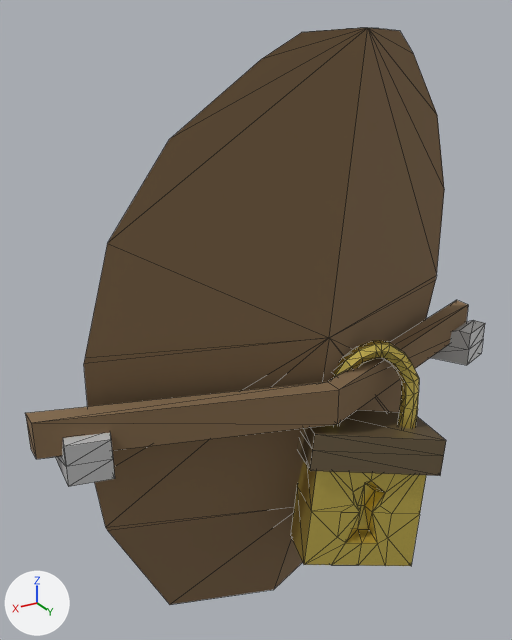
The glTF model models/openDoor.glb as it was, and as the next commit left it.
The view is the same before and after, from a 50 mm camera at (3.29, 8.83, 5.81) aimed at (0.32, 3.89, 3.34). The axes (+X, +Y, +Z) are drawn at lower left. The lights are the same throughout. Mesh edges are drawn as thin lines. Objects named as collision shapes, trigger or cutter boxes, shadow casters or lower levels of detail are left out. Where no turn or scale is listed for an object, it has been applied to the vertices. Vertices at the same position are counted once.
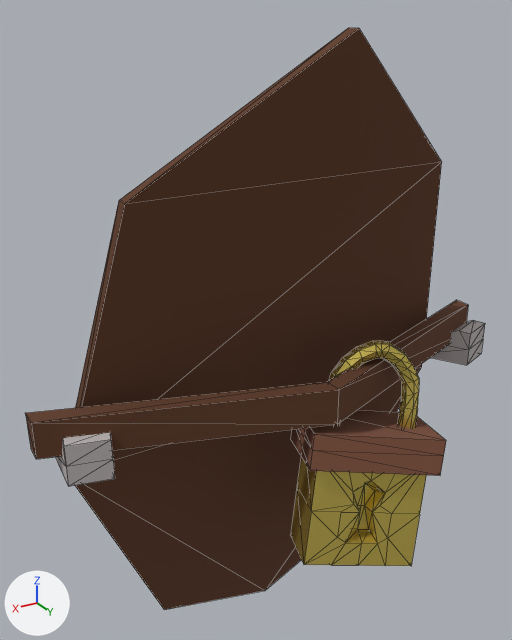
Pixel boxes (x1, y1, x2, y2) of what changed, in the pictures (512 x 640 px):
'porte', reshaped, moved, turned, rescaled
    before: (84, 28, 444, 604)
    after: (75, 28, 442, 610)
'cadenas', recoloured, surface changed
    both: (291, 340, 446, 565)
'Cube.002', recoloured
    both: (26, 300, 468, 459)
part 1 of me_cube_008, surface changed
    both: (55, 433, 115, 487)
part 2 of me_cube_009, surface changed
    both: (431, 320, 485, 365)
part 4 of me_cylinder_038, surface changed
    before: (297, 410, 446, 476)
    after: (291, 410, 446, 476)

What changed in the scene script:
```text
Add img_texture:
    img_texture = load_image('texture', '_unpacked/texture', 512, 512, 'sRGB')
Add mat_general:
    mat_general = principled_material('general')
    mat_general.texture = img_texture
    mat_general.roughness = 1.0
Change me_sphere_008:
    used by ob_porte; location = (1.84, 4.02, 2.87); scale = (0.797, 0.797, 0.813)
    remove me_sphere_008.from_pydata(...)  # 30 vertices, 30 faces; spans x -4.53..0.08, y -0.71..1.09, z -3.43..3.53
    remove me_sphere_008.materials.append(mat_wood)  # brown #846b4c
    add me_sphere_008.from_pydata(...)  # 16 vertices, 28 faces; spans x -1.03..1.03, y -0.81..1.02, z -18.85..8.66
    me_sphere_008 part 3: the whole mesh is rebuilt
    add me_sphere_008.materials.append(mat_general)  # picture img_texture
Change me_cube_007:
    where me_cube_007.from_pydata(...)  # 12 vertices, 20 faces; spans x -2.27..2.27, y -0.47..0.47, z -0.16..0.16
    remove me_cube_007.materials.append(mat_wood)  # brown #846b4c
    add me_cube_007.materials.append(mat_general)  # picture img_texture
Change me_cube_008:
    where me_cube_008.from_pydata(...)  # 12 vertices, 20 faces; spans x -1.29..1.29, y -4.12..4.12, z -1.0..1.0
    used by ob_cube_007; location = (2.02, 4.03, 2.69); rotation_euler = (0.0, 0.0, -0.255), in degrees (0, 0, -15); scale = (0.175, -0.0634, 0.178)
    remove me_cube_008.materials.append(mat_stone)  # light grey #bfbfbf
    me_cube_008 part 1: texture (UV) coordinates of 20 of 20 faces, centred in x -1.29..1.1, y -4.12..4.12, z -1.0..1.0, changed; they spanned u 0.12..0.88, v 0.0..1.0 and now span u 0.18..0.2, v 0.14..0.16
    add me_cube_008.materials.append(mat_general)  # picture img_texture
Change me_cube_009:
    where me_cube_009.from_pydata(...)  # 12 vertices, 20 faces; spans x -1.29..1.29, y -4.12..4.12, z -1.0..1.0
    used by ob_cube_008; location = (-1.96, 4.07, 2.69); rotation_euler = (0.0, 0.0, 0.338), in degrees (0, 0, 19); scale = (0.175, -0.0634, 0.178)
    remove me_cube_009.materials.append(mat_stone)  # light grey #bfbfbf
    me_cube_009 part 2: texture (UV) coordinates of 20 of 20 faces, centred in x -1.29..1.1, y -4.12..4.12, z -1.0..1.0, changed; they spanned u 0.12..0.88, v 0.0..1.0 and now span u 0.19..0.19, v 0.14..0.15
    add me_cube_009.materials.append(mat_general)  # picture img_texture
Change me_cylinder_038:
    where me_cylinder_038.from_pydata(...)  # 167 vertices, 312 faces; spans x -1.02..0.44, y -0.46..0.69, z -1.21..0.85
    used by ob_cadenas; location = (-0.01, 4.59, 2.37)
    me_cylinder_038 part 4: texture (UV) coordinates of 20 of 312 faces, centred in x -0.91..0.26, y -0.3..0.52, z -0.24..0.18, changed; they spanned u 0.12..0.88, v 0.0..1.0 and now span u 0.41..0.42, v 0.22..0.23
    remove me_cylinder_038.materials.append(mat_material_001)  # brown #605138
    add me_cylinder_038.materials.append(mat_general)  # picture img_texture
Change ob_porte:
    ob_porte.location: (1.84, 4.02, 2.87) -> (0.1, 3.77, 2.53)
    ob_porte.rotation_euler: (0.0, 0.0, 0.0) -> (1.571, 0.0, 0.0)  # degrees (0, 0, 0) -> degrees (90, 0, 0)
    ob_porte.scale: (0.797, 0.797, 0.813) -> (1.93, 3.13, 0.057)
```
